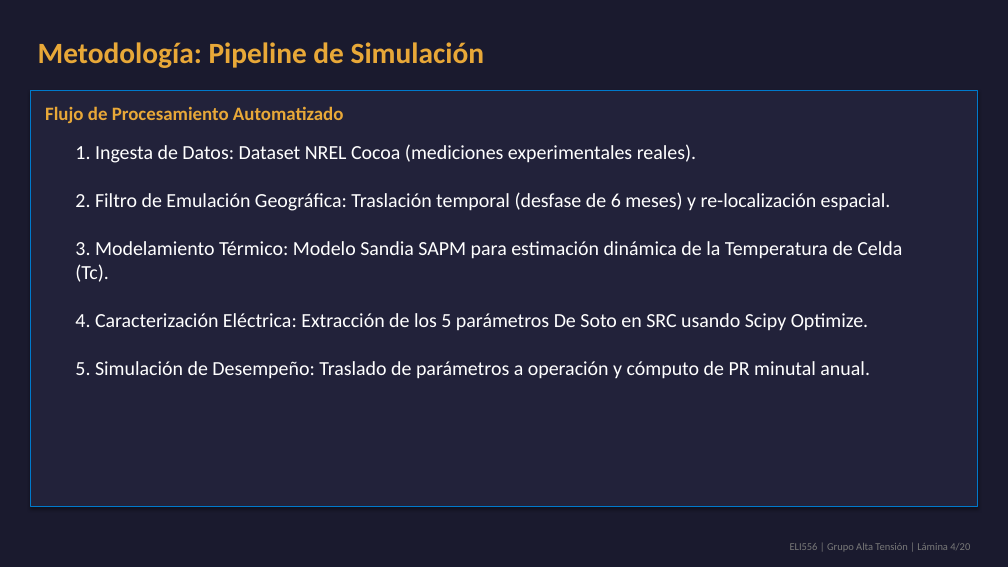
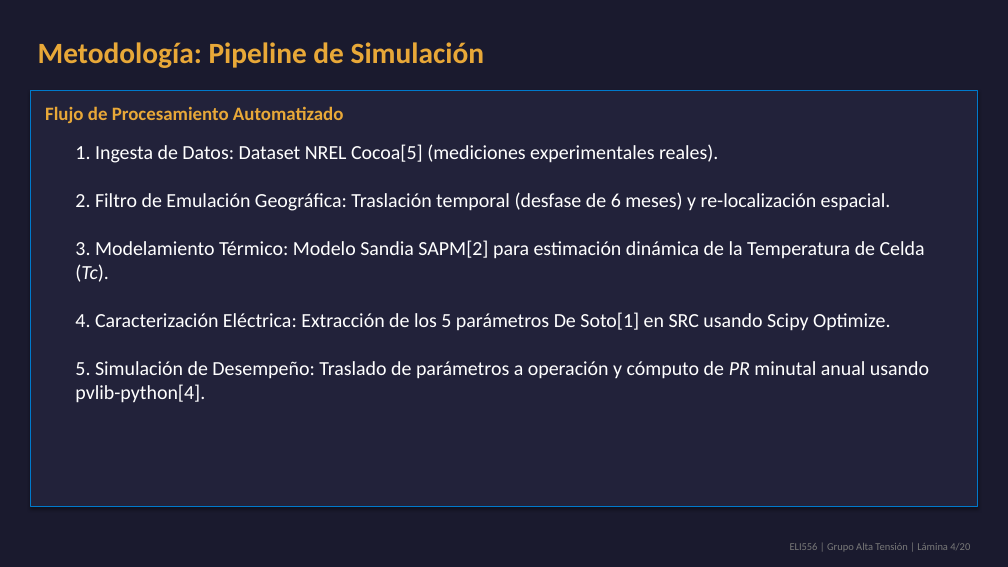
Before and after one commit to theChosen16/t2-paneles, a slide deck: slide 4 of output/Presentacion_Final_ELI556_Atacama.pptx. Drawn at 1008x567 pixels with LibreOffice and Linux fonts; fonts in the diff are those of the drawing. Boxes give left, top, right and bottom in pixels: in the first picture for what was removed or moved away, otherwise in the second. Text is boxed around its words. In the diff, an @@ line names an element or a change of style, - is before the commit and + after.

```diff
--- a/output/Presentacion_Final_ELI556_Atacama.pptx
+++ b/output/Presentacion_Final_ELI556_Atacama.pptx
@@ text at (75, 144, 718, 163): text changed @@
-1. Ingesta de Datos: Dataset NREL Cocoa (mediciones experimentales reales).
+1. Ingesta de Datos: Dataset NREL Cocoa[5] (mediciones experimentales reales).
@@ text at (75, 240, 929, 403): text changed @@
-3. Modelamiento Térmico: Modelo Sandia SAPM para estimación dinámica de la Temperatura de Celda (Tc).
-4. Caracterización Eléctrica: Extracción de los 5 parámetros De Soto en SRC usando Scipy Optimize.
-5. Simulación de Desempeño: Traslado de parámetros a operación y cómputo de PR minutal anual.
+3. Modelamiento Térmico: Modelo Sandia SAPM[2] para estimación dinámica de la Temperatura de Celda (Tc).
+4. Caracterización Eléctrica: Extracción de los 5 parámetros De Soto[1] en SRC usando Scipy Optimize.
+5. Simulación de Desempeño: Traslado de parámetros a operación y cómputo de PR minutal anual usando pvlib-python[4].
```
Also in this commit, not shown: 9 other slides changed, 11 other files.
